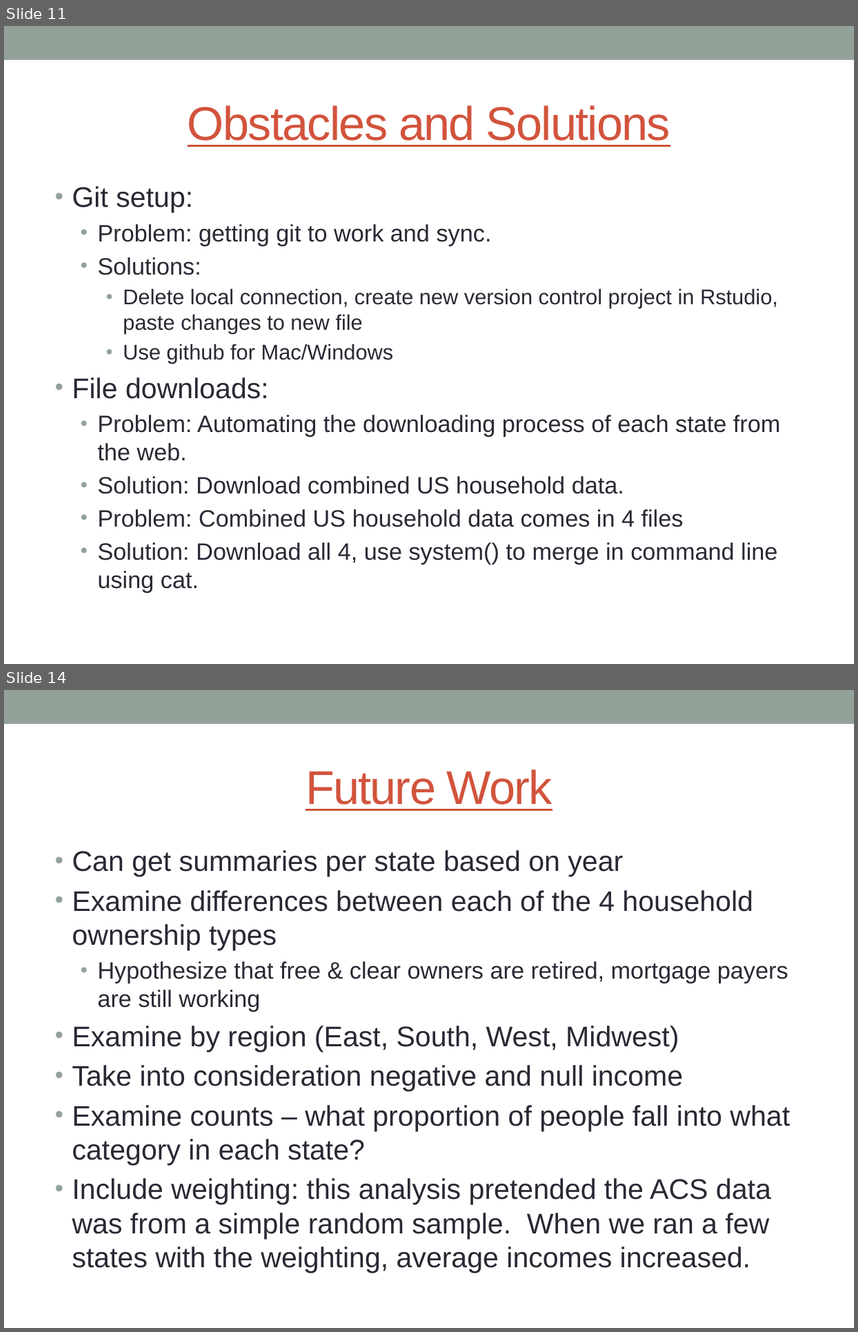
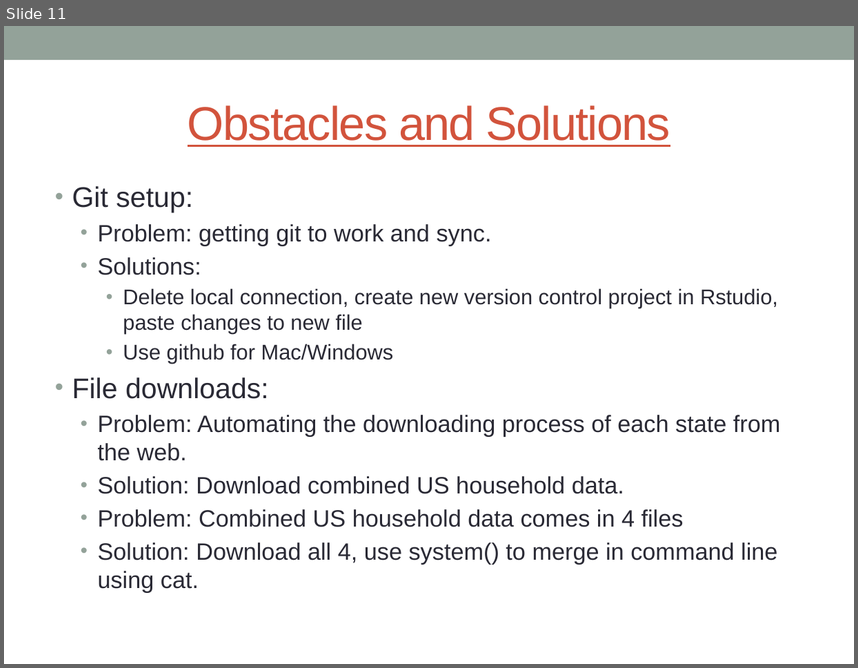
Before and after one commit to andy-olstad/599-POGS, a slide deck: Project 1 Powerpoint Jasmine Edit.pptx. Shown one above the other, each under a label of ours: slides 11 and 14 before the commit, slide 11 after it; the slides between them are not shown. The pictures are 858x1332 and 858x668 pixels, drawn with LibreOffice and Linux fonts; fonts in the diff are those of the drawing. Boxes give left, top, right and bottom in pixels: in the first picture for what was removed or moved away, otherwise in the second. Text is boxed around its words. In the diff, an @@ line names an element or a change of style, - is before the commit and + after.

```diff
--- a/Project 1 Powerpoint Jasmine Edit.pptx
+++ b/Project 1 Powerpoint Jasmine Edit.pptx
@@ slide 14 removed at [4, 690, 854, 1328], background #FFFFFF; not listed: 1 template element that a slide beside it also shows @@
@@ title removed at [306, 769, 553, 811] @@
-Future Work
@@ text removed at [72, 850, 790, 1272] @@
-• Can get summaries per state based on year
-• Examine differences between each of the 4 household ownership types
-  • Hypothesize that free & clear owners are retired, mortgage payers are still working
-• Examine by region (East, South, West, Midwest)
-• Take into consideration negative and null income
-• Examine counts – what proportion of people fall into what category in each state?
-• Include weighting: this analysis pretended the ACS data was from a simple random sample. When we ran a few states with the weighting, average incomes increased.
```
Also in this commit, not shown: 8 slides changed.
